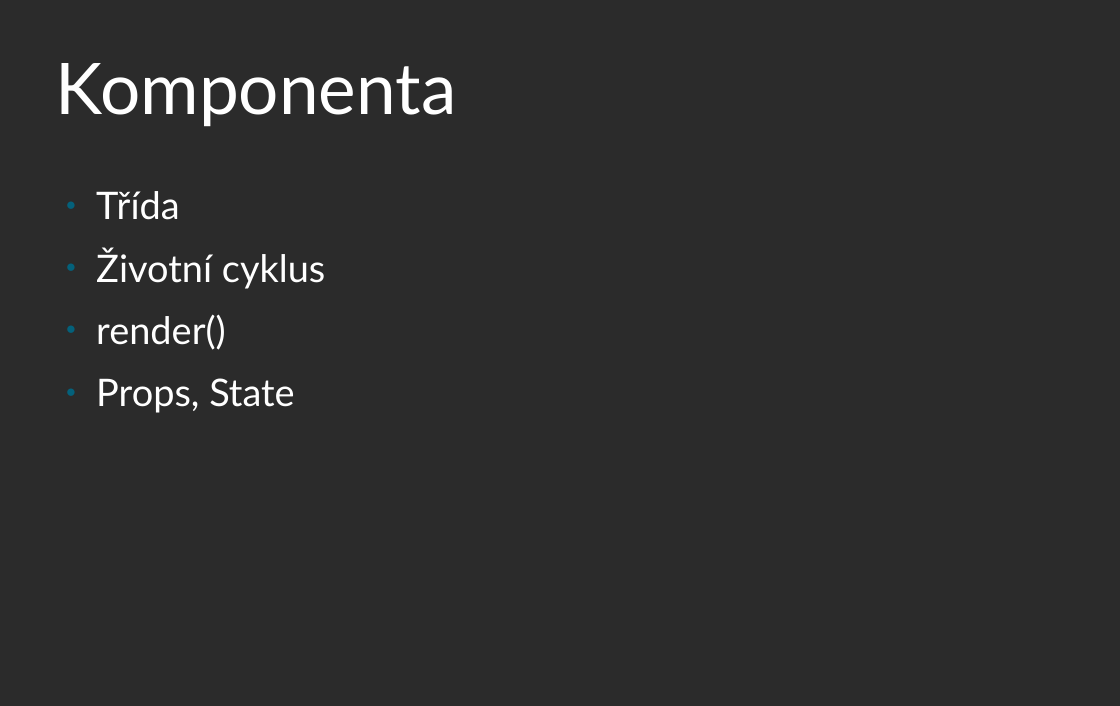
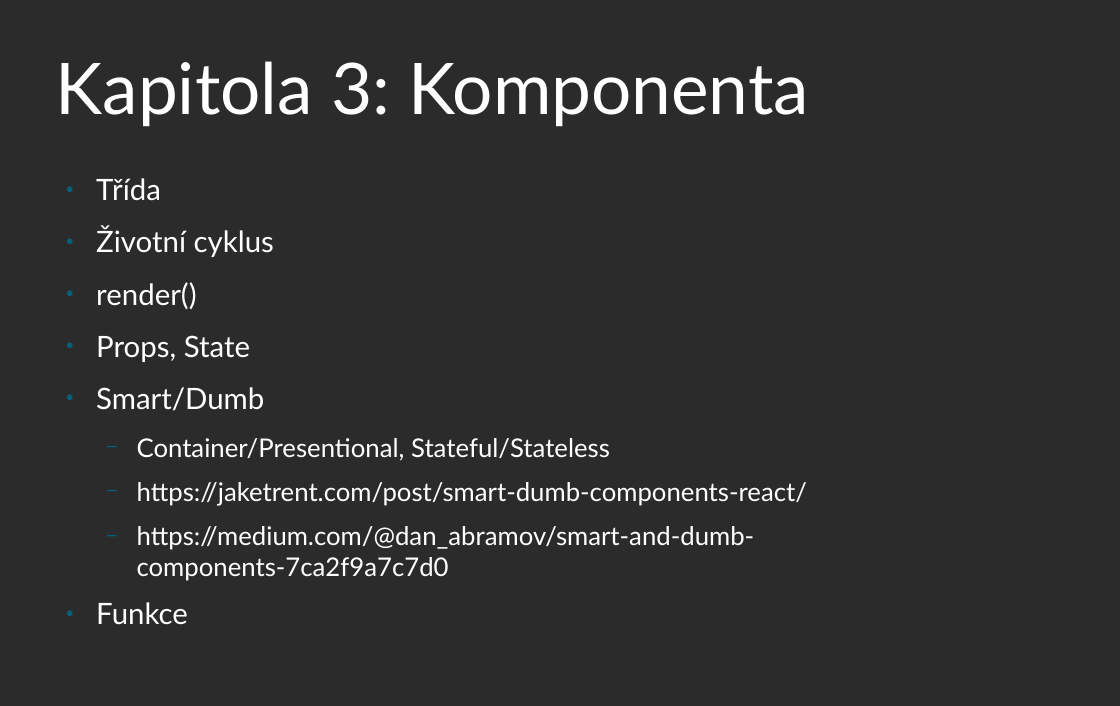
Before and after one commit to martinhrncir/starter, a slide deck: slide 9 of src/presentation/prezentace.odp. Drawn at 1120x706 pixels with LibreOffice and Linux fonts; fonts in the diff are those of the drawing; background and template pictures are left out; a plain dark background stands for a picture behind light text. Boxes give left, top, right and bottom in pixels: in the first picture for what was removed or moved away, otherwise in the second. Text is boxed around its words. In the diff, an @@ line names an element or a change of style, - is before the commit and + after.

```diff
--- a/src/presentation/prezentace.odp
+++ b/src/presentation/prezentace.odp
@@ title at box(56, 61, 809, 127): text changed @@
-Komponenta
+Kapitola 3: Komponenta
@@ text at box(96, 178, 274, 362): size 32 to 24.8 pt in "Třída", "Životní cyklus", "render()", "Props, State" @@
@@ text at box(96, 387, 807, 625): paragraphs added @@
+● Smart/Dumb
+  − Container/Presentional, Stateful/Stateless
+  − https://jaketrent.com/post/smart-dumb-components-react/
+  − https://medium.com/@dan_abramov/smart-and-dumb-components-7ca2f9a7c7d0
+● Funkce
```
Also in this commit, not shown: 5 other slides changed, 2 slides added, 18 other files.
